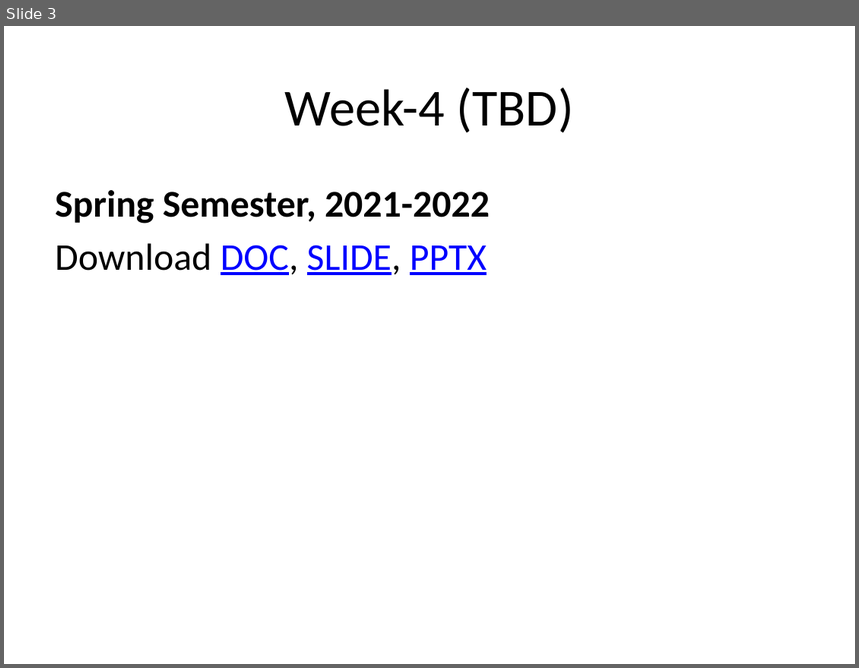
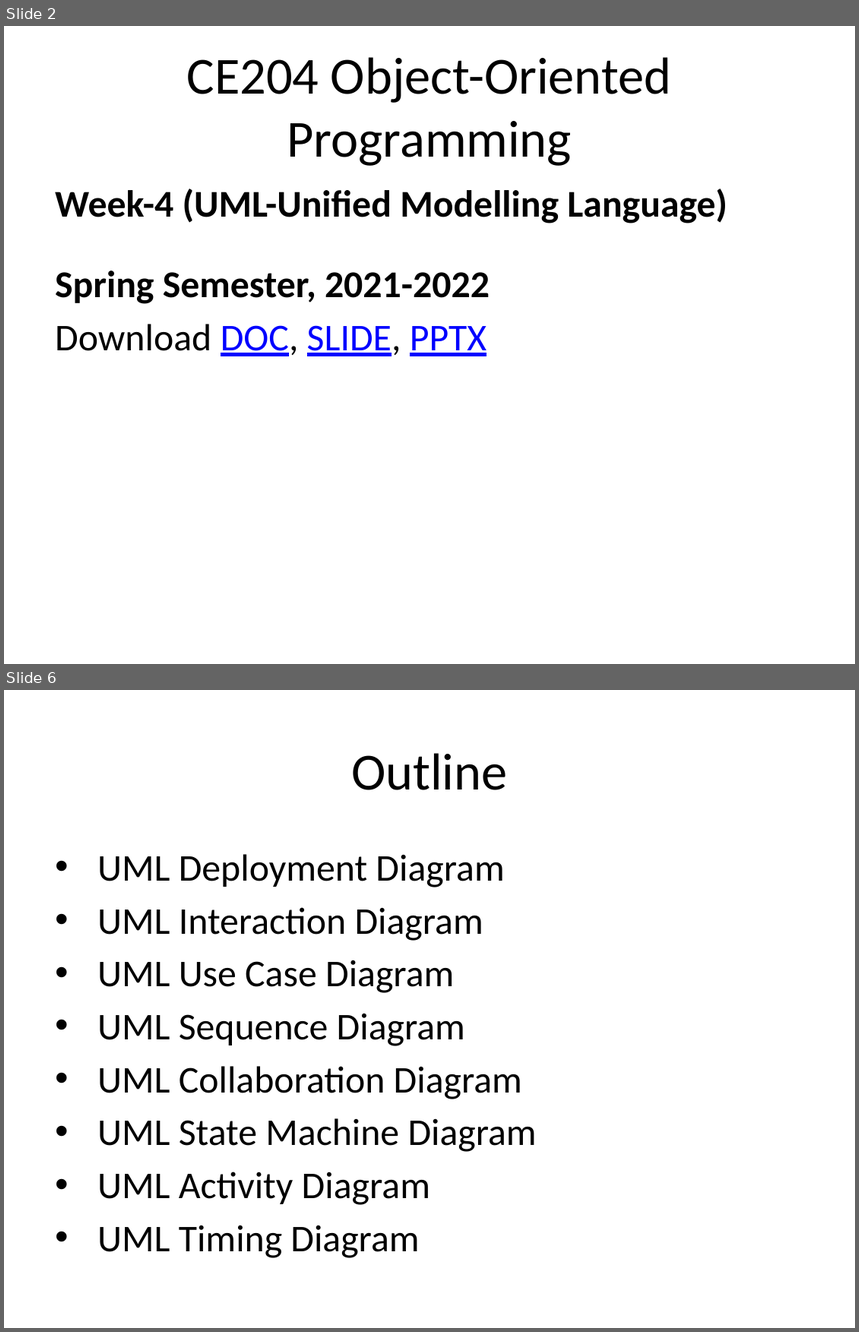
Before and after one commit to ucoruh/ce204-object-oriented-programming, a slide deck: docs/week-4/ce204-week-4.md_word.pptx. Shown one above the other, each under a label of ours: slide 3 before the commit, slides 2 and 6 after it; the slides between them are not shown. The pictures are 859x668 and 859x1332 pixels, drawn with LibreOffice and Linux fonts; fonts in the diff are those of the drawing. Boxes give left, top, right and bottom in pixels: in the first picture for what was removed or moved away, otherwise in the second. Text is boxed around its words. In the diff, an @@ line names an element or a change of style, - is before the commit and + after.

Commit message:
week-4 uml topic updated

```diff
--- a/docs/week-4/ce204-week-4.md_word.pptx
+++ b/docs/week-4/ce204-week-4.md_word.pptx
@@ slide 6 added at (4,690,855,1328), background #FFFFFF @@
@@ title added at (351,753,507,790), 44 pt, text #000000 @@
+Outline
@@ text added at (97,854,537,1258), 32 pt, text #000000 @@
+• UML Deployment Diagram
+• UML Interaction Diagram
+• UML Use Case Diagram
+• UML Sequence Diagram
+• UML Collaboration Diagram
+• UML State Machine Diagram
+• UML Activity Diagram
+• UML Timing Diagram
@@ what was slide 3 is now slide 2 @@
@@ slide 2 changed as well @@
@@ title at (187,57,672,166): text changed @@
-Week-4 (TBD)
+CE204 Object-Oriented Programming
@@ text at (55,189,728,224): paragraph added @@
+Week-4 (UML-Unified Modelling Language)
```
Also in this commit, not shown: 1 other slide changed, 278 other slides added, 4 slides removed, 57 other files.
